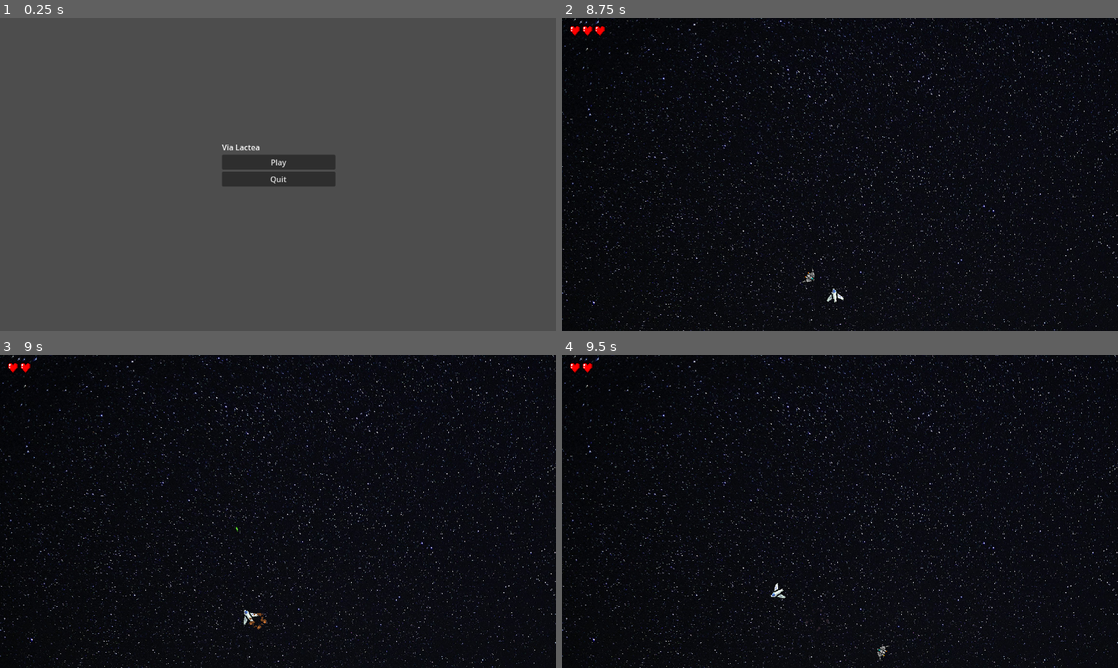
Above: before the commit, frames 1-4 (two rows, left to right).
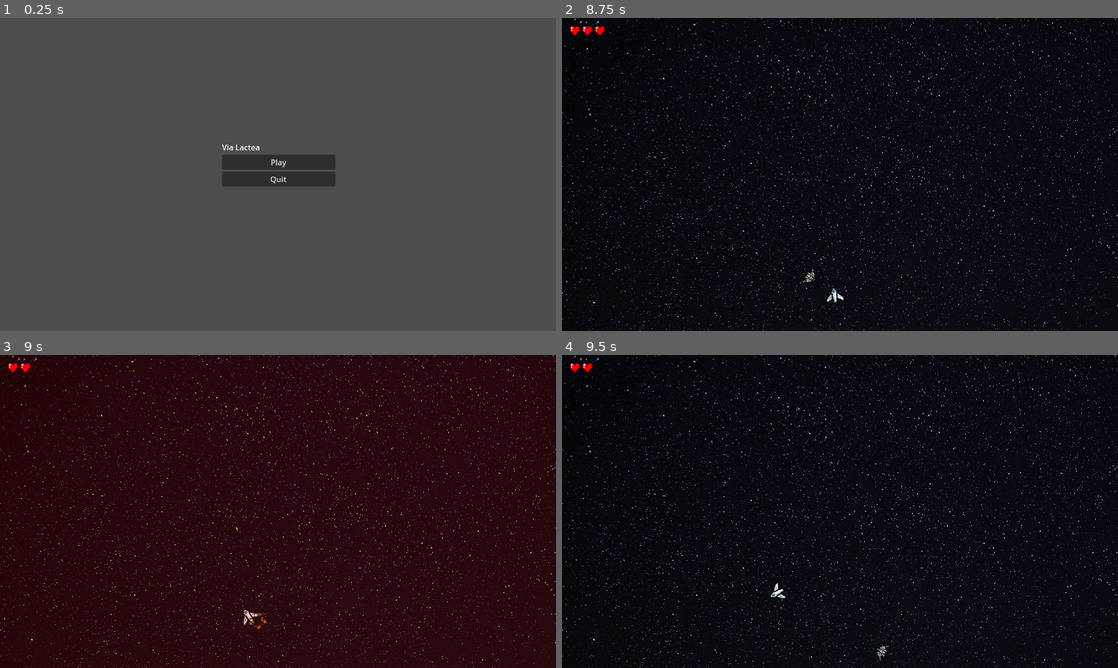
Above: after the commit, the same moments.

Repository: enricopro/via-lactea
Game: Godot game, scene res://scenes/main_scene.tscn
The game is run twice, just before and just after one commit, with the same random seed, the same clock (stepped at 60 frames per second) and the same inputs.
Inputs:
- Up to frame 1 (0.25 s): no input
- Up to frame 2 (8.75 s): click "Play" at 0.5 s; tap Enter at 1.25 s; hold Right (ui_right) 1.28-2.03 s; tap Space (shoot) every 0.75 s from 1.35 to 8.1 s; hold Left (ui_left) 2.03-2.78 s; hold Right (ui_right) 2.78-3.53 s; hold Up (ui_up) 3.53-4.28 s; hold Left (ui_left) 4.28-6.53 s; hold Right (ui_right) 6.53-7.28 s; hold Up (ui_up) 7.28-8.03 s; hold Right (ui_right) from 8.03 s (still down)
- Up to frame 3 (9 s): release Right (ui_right) at 8.78 s; hold Left (ui_left) from 8.78 s (still down); tap Space (shoot) at 8.85 s
- Up to frame 4 (9.5 s): keep holding Left (ui_left)

Frames 1-2 are identical in both runs. In frame 3, 98% of the frame differs, in the area x 0-100%, y 0-100%; in frame 4, nothing differs.

Commit message:
Add flashing damage screen

Diff:
--- a/scenes/game.tscn
+++ b/scenes/game.tscn
@@ -45,6 +45,19 @@
 offset_right = 40.0
 offset_bottom = 40.0
 
+[node name="DamageFlash" type="ColorRect" parent="HUD"]
+visible = false
+anchors_preset = 15
+anchor_right = 1.0
+anchor_bottom = 1.0
+offset_left = -30.0
+offset_top = -30.0
+offset_right = 1120.0
+offset_bottom = 618.0
+grow_horizontal = 2
+grow_vertical = 2
+color = Color(1, 0, 0, 0.5)
+
 [node name="Soundtrack" type="AudioStreamPlayer2D" parent="."]
 stream = ExtResource("5_dpye8")
 volume_db = -12.0
--- a/scripts/spaceship.gd
+++ b/scripts/spaceship.gd
@@ -13,6 +13,8 @@
 @export var heart_scene: PackedScene = preload("res://scenes/heart.tscn")
 @onready var hearts_container := get_parent().get_node("HUD/HeartsContainer")
 var hearts: Array = []
+
+@onready var damage_flash = get_parent().get_node("HUD/DamageFlash")
 
 const BASE_SCREEN_SIZE: Vector2 = Vector2(1920, 1080)
 const BASE_SCALE: float = 2.0
@@ -106,6 +108,14 @@
 	if current_lives <= 0:
 		game_over()
 
+	# Set damage flashing screen overlay
+	damage_flash.visible = true
+	damage_flash.modulate.a = 0.5  # Reset opacity
+
+	var tween = create_tween()
+	tween.tween_property(damage_flash, "modulate:a", 0.0, 0.3)
+	tween.finished.connect(func(): damage_flash.visible = false)
+
 func game_over() -> void:
 	get_tree().current_scene.show_game_over()
 
